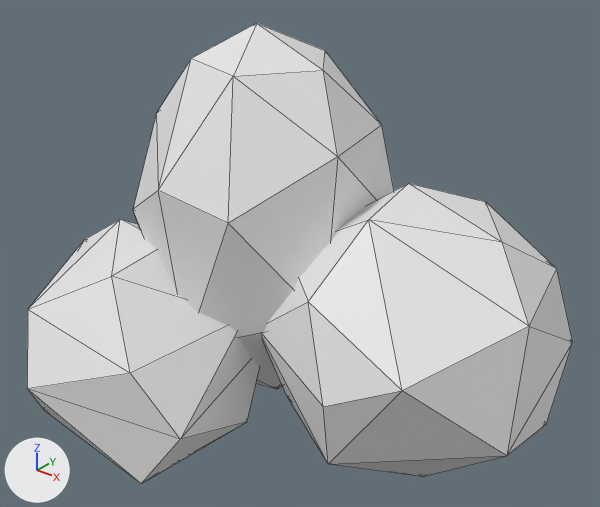
An edit to the FBX model Assets/Props/Bushes/bush2.fbx, drawn before and after from the same camera.
Before and after are seen from a 50 mm camera at (4.49, -4.87, 2.96) aimed at (0.36, 0.29, -0.24). The lights are fixed; the arrows at lower left show +X, +Y and +Z. Mesh edges are drawn as thin lines. Where no turn or scale is listed for an object, it has been applied to the vertices.

Script lines for the objects in view, before the commit:
```python
me_icosphere_008 = bpy.data.meshes.new('Icosphere.008')
me_icosphere_008.from_pydata(...)  # 96 vertices, 176 faces; spans x -1.35..3.38, y -1.14..3.0, z -1.01..2.77
me_icosphere_008.materials.append(mat_material_002)  # white #e7e7e7
ob_icosphere_008 = bpy.data.objects.new('Icosphere.008', me_icosphere_008)
ob_icosphere_008.location = (-0.72, -0.682, -1.106)
```
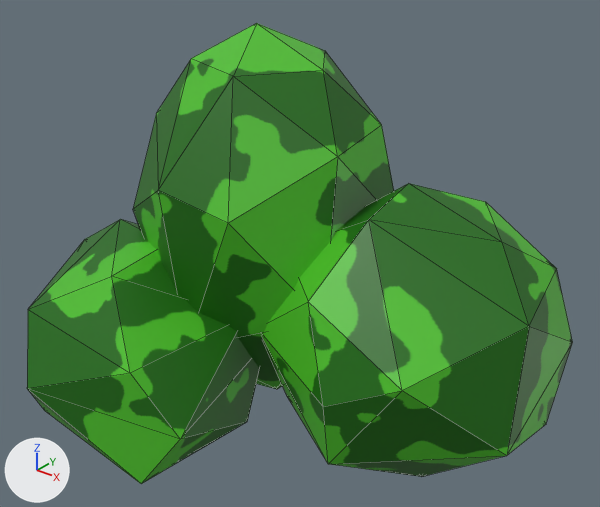
The newer file is also turned or shifted as a whole; pictures and numbers use the older file's frame.

Location of each change, [x1, y1, x2, y2] in pixels of the pictures (600 x 507 px):
'Icosphere.008', recoloured (white to green)
    both: [27, 23, 573, 484]

What changed in the scene script:
```text
Add img_icosphere_008_bake1_pbr_diffuse_png:
    img_icosphere_008_bake1_pbr_diffuse_png = load_image('Icosphere.008_Bake1_PBR_Diffuse.png', 'Icosphere.008_Bake1_PBR_Diffuse.png', 1024, 1024, 'sRGB')
Add mat_material_003:
    mat_material_003 = principled_material('Material.003')
    mat_material_003.texture = img_icosphere_008_bake1_pbr_diffuse_png
Change me_icosphere_008:
    where me_icosphere_008.from_pydata(...)  # 96 vertices, 176 faces; spans x -1.35..3.38, y -1.14..3.0, z -1.01..2.77
    remove me_icosphere_008.materials.append(mat_material_002)  # white #e7e7e7
    add me_icosphere_008.materials.append(mat_material_003)  # picture img_icosphere_008_bake1_pbr_diffuse_png
```
